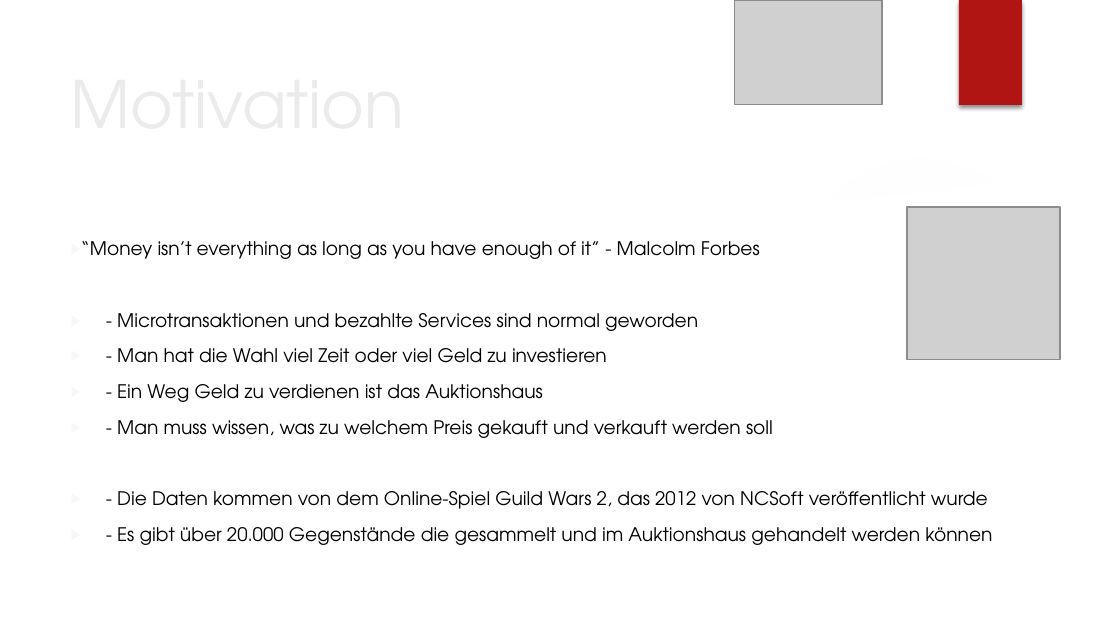
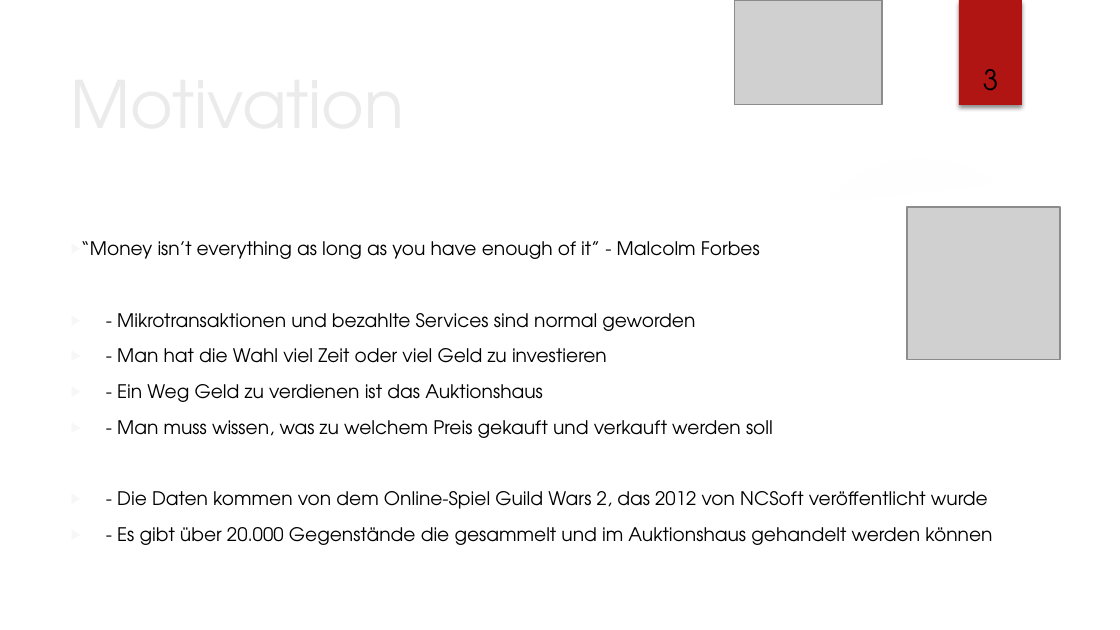
Before and after one commit to lz039/Gw2Trading, a slide deck: slide 3 of reports/presentation_custom_design.pptx (slide 2 before the commit). Drawn at 1120x630 pixels with LibreOffice and Linux fonts; fonts in the diff are those of the drawing; grey boxes stand for pictures; background and template pictures are left out. Boxes give left, top, right and bottom in pixels: in the first picture for what was removed or moved away, otherwise in the second. Text is boxed around its words. In the diff, an @@ line names an element or a change of style, - is before the commit and + after.

```diff
--- a/reports/presentation_custom_design.pptx
+++ b/reports/presentation_custom_design.pptx
@@ page number added at (983,69,999,91), 18 pt, text #000000 @@
+3
@@ text at (117,313,695,331): text changed @@
-▶ - Microtransaktionen und bezahlte Services sind normal geworden
+▶ - Mikrotransaktionen und bezahlte Services sind normal geworden
```
Also in this commit, not shown: 25 other slides changed, 1 slide added, 1 other file.
